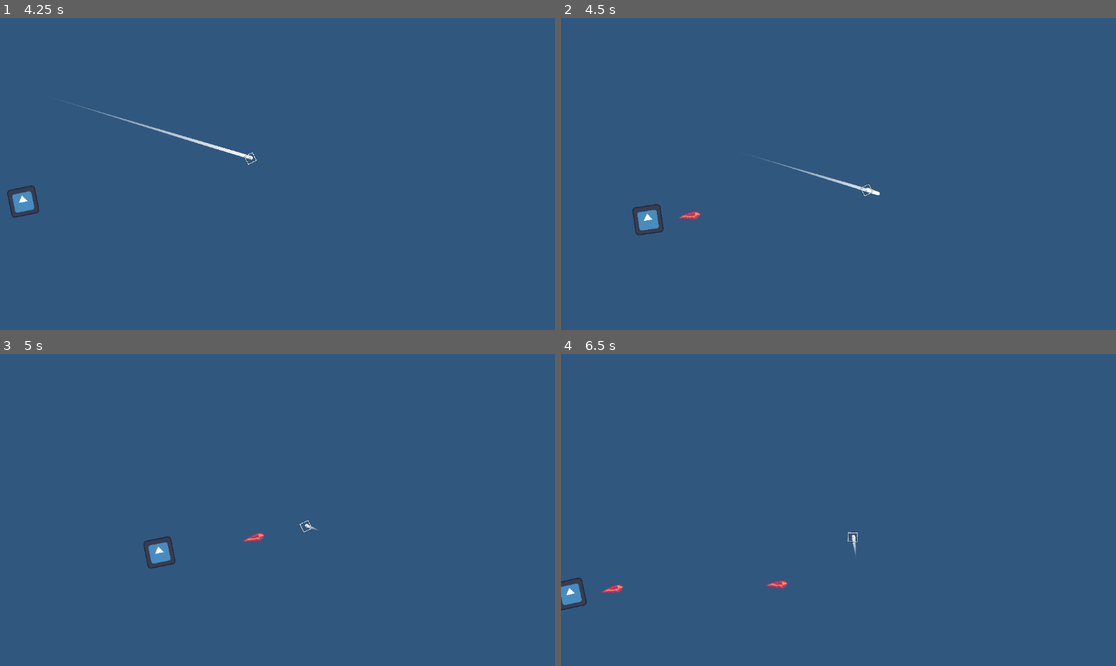
Above: before the commit, frames 1-4 (two rows, left to right).
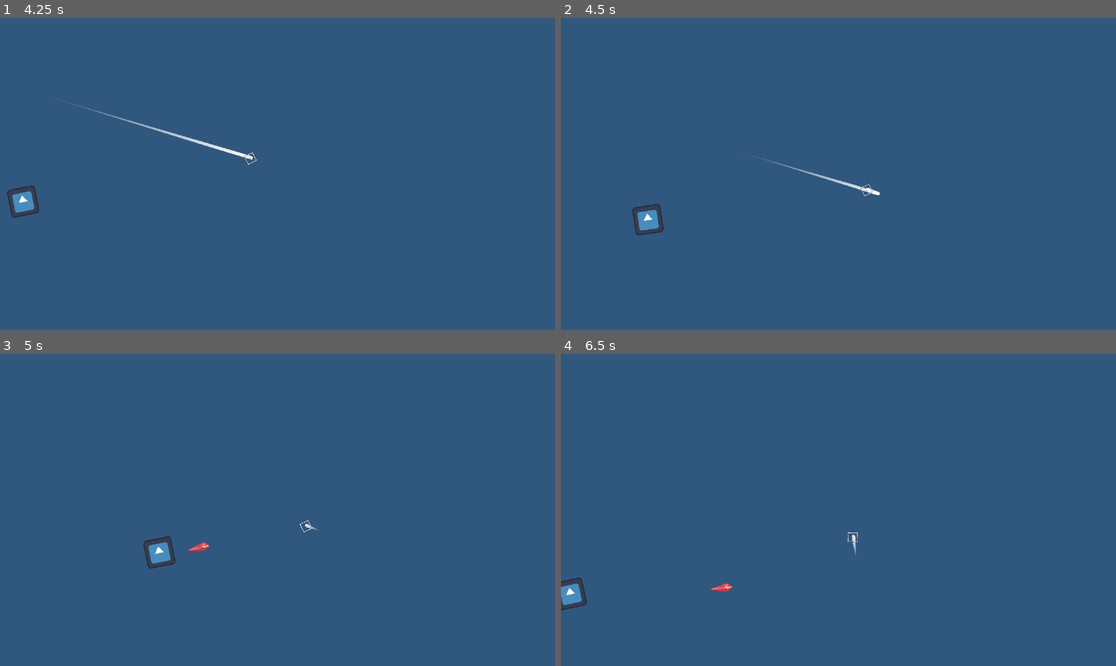
Above: after the commit, the same moments.

Repository: HazarBakir/void_blade
Game: Godot game, scene res://scenes/game_scene.tscn
Same seed, same stepped clock (60 frames per second), same inputs: the game is played once before the commit and once after it. The engine's default icon, where the game draws it, is replaced by a stand-in: a white triangle on a blue panel in a dark square.
Inputs (mouse positions are in pixels of both pictures, inside the frame that each line leads up to):
- Up to frame 1 (4.25 s): tap Enter at 0.5 s; move the mouse to (399, 158) at 0.52 s; press the mouse at (399, 158) at 0.53 s; move the mouse to (166, 189) at 1.27 s; release the mouse at (166, 189) at 1.28 s; click (166, 189) at 1.35 s; move the mouse to (333, 105) at 2.02 s; press the mouse at (333, 105) at 2.03 s; move the mouse to (249, 236) at 2.77 s; release the mouse at (249, 236) at 2.78 s; click (249, 236) at 2.85 s; move the mouse to (444, 220) at 3.52 s; press the mouse at (444, 220) at 3.53 s
- Up to frame 2 (4.5 s): move the mouse to (672, 127) at 4.27 s; release the mouse at (672, 127) at 4.28 s; click (672, 127) at 4.35 s
- Up to frame 3 (5 s): no input
- Up to frame 4 (6.5 s): move the mouse to (866, 510) at 5.02 s; press the mouse at (866, 510) at 5.03 s; move the mouse to (755, 432) at 5.77 s; release the mouse at (755, 432) at 5.78 s; click (755, 432) at 5.85 s

Frame 1 is identical in both runs. In frame 2, less than 0.1% of the frame differs, in the area x 21-26%, y 61-65%; in frame 3, 0.1%; in frame 4, 0.2%, in the area x 7-41%, y 72-77%.

Commit message:
refactor: randomize shoot rate

Diff:
--- a/Scripts/enemy/enemy.gd
+++ b/Scripts/enemy/enemy.gd
@@ -8,9 +8,28 @@
 var decel = 5.0
 var current_speed = 0.0
 
+var shoot_timer: Timer
+var min_shoot_interval = 1.0
+var max_shoot_interval = 3.0
+var player_distance_threshold = 500.0
+var can_shoot = true
+
 func _ready() -> void:
 	add_to_group("enemies")
 	find_player()
+	setup_random_shooting()
+
+func setup_random_shooting():
+	shoot_timer = Timer.new()
+	shoot_timer.one_shot = true
+	shoot_timer.timeout.connect(_on_shoot_timer_timeout)
+	add_child(shoot_timer)
+	start_random_shoot_timer()
+
+func start_random_shoot_timer():
+	var random_interval = randf_range(min_shoot_interval, max_shoot_interval)
+	shoot_timer.wait_time = random_interval
+	shoot_timer.start()
 
 func find_player():
 	var players = get_tree().get_nodes_in_group("player")
@@ -26,8 +45,23 @@
 	look_at(target.position)
 	move_and_slide()
 
+func should_shoot() -> bool:
+	if not can_shoot or target == null:
+		return false
+
+	# Check distance to player
+	var distance_to_player = global_position.distance_to(target.global_position)
+	if distance_to_player > player_distance_threshold:
+		return false
+
+	var to_player = (target.global_position - global_position).normalized()
+	var forward = Vector2.RIGHT.rotated(rotation)
+	var dot_product = to_player.dot(forward)
+
+	return dot_product > 0.3
+
 func shoot():
-	if target == null or not is_instance_valid(target):
+	if not should_shoot():
 		return
 
 	var b = bullet.instantiate()
@@ -38,8 +72,13 @@
 	b.target = target
 	game_scene.add_child(b)
 
-func _on_timer_timeout() -> void:
+	can_shoot = false
+	await get_tree().create_timer(0.2).timeout
+	can_shoot = true
+
+func _on_shoot_timer_timeout() -> void:
 	shoot()
+	start_random_shoot_timer()
 
 func move_to_player(delta):
 	if target == null:
